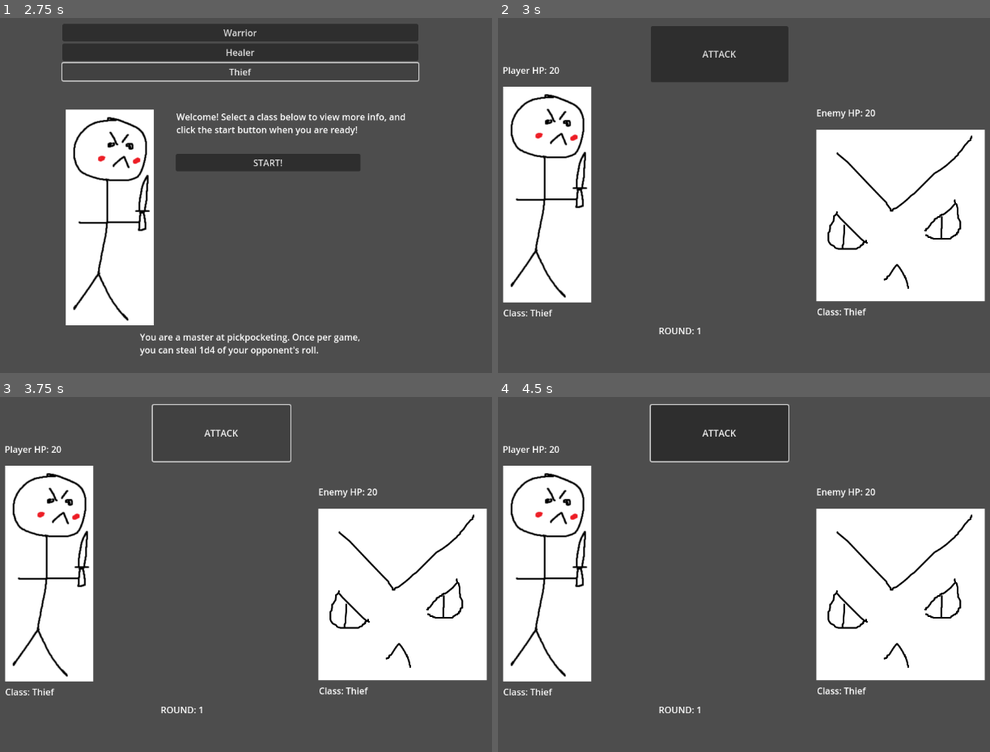
Above: before the commit, frames 1-4 (two rows, left to right).
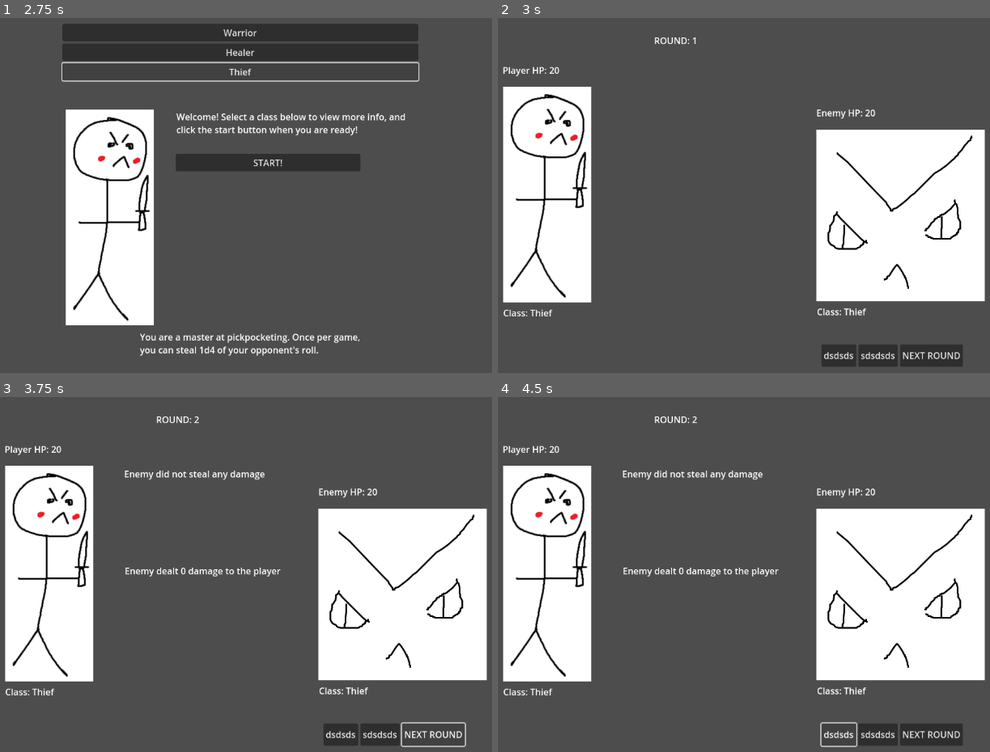
Above: after the commit, the same moments.

Repository: Frisaf/brawl_visual
Game: Godot game, scene res://Scenes/character_choice.tscn
The game is run twice, just before and just after one commit, with the same random seed, the same clock (stepped at 60 frames per second) and the same inputs.
Inputs (mouse positions are in pixels of both pictures, inside the frame that each line leads up to):
- Up to frame 1 (2.75 s): click "Warrior" at 0.5 s; click "Healer" at 1.25 s; click "Thief" at 2 s
- Up to frame 2 (3 s): click "START!" at 2.75 s
- Up to frame 3 (3.75 s): click "ATTACK" (after the commit: "NEXT ROUND") at 3.5 s
- Up to frame 4 (4.5 s): click (837, 734) at 4.25 s, where only the run after the commit has a clickable "dsdsds"

Frame 1 is identical in both runs. In frame 2, 6.1% of the frame differs, in the area x 31-95%, y 2-99%; in frame 3, 2.4%; in frame 4, 6.8%, in the area x 25-95%, y 1-99%.

Commit message:
done with enemy counteractions, started implementing player actions

Diff:
--- a/Scenes/game.tscn
+++ b/Scenes/game.tscn
@@ -16,10 +16,10 @@
 texture = ExtResource("3_wowpa")
 
 [node name="RoundIndicator" type="RichTextLabel" parent="."]
-offset_left = 367.0
-offset_top = 548.0
-offset_right = 504.135
-offset_bottom = 588.0
+offset_left = 359.0
+offset_top = 30.0
+offset_right = 496.135
+offset_bottom = 70.0
 text = "ROUND: "
 
 [node name="PlayerClass" type="RichTextLabel" parent="."]
@@ -51,16 +51,34 @@
 text = "Enemy HP: "
 
 [node name="InfoMessage" type="RichTextLabel" parent="."]
-offset_left = 355.0
-offset_top = 227.0
-offset_right = 563.0
-offset_bottom = 354.0
+offset_left = 302.0
+offset_top = 127.0
+offset_right = 609.0
+offset_bottom = 246.0
 
-[node name="AttackButton" type="Button" parent="."]
-offset_left = 353.0
-offset_top = 16.0
-offset_right = 598.0
-offset_bottom = 116.0
-text = "ATTACK"
+[node name="AttackInfo" type="RichTextLabel" parent="."]
+offset_left = 303.0
+offset_top = 300.0
+offset_right = 610.0
+offset_bottom = 387.0
 
-[connection signal="pressed" from="AttackButton" to="." method="_on_attack_button_pressed"]
+[node name="ButtonContainer" type="HBoxContainer" parent="."]
+offset_left = 657.0
+offset_top = 584.0
+offset_right = 793.0
+offset_bottom = 624.0
+
+[node name="ChoiceYes" type="Button" parent="ButtonContainer"]
+layout_mode = 2
+text = "dsdsds"
+
+[node name="ChoiceNo" type="Button" parent="ButtonContainer"]
+layout_mode = 2
+text = "sdsdsds"
+
+[node name="NextRoundButton" type="Button" parent="ButtonContainer"]
+layout_mode = 2
+tooltip_text = "Initiate the next round"
+text = "NEXT ROUND"
+
+[connection signal="pressed" from="ButtonContainer/NextRoundButton" to="." method="_on_attack_button_pressed"]
--- a/Scripts/game.gd
+++ b/Scripts/game.gd
@@ -6,36 +6,129 @@
 @onready var player_hp_label: RichTextLabel = $PlayerHP
 @onready var enemy_hp_label: RichTextLabel = $EnemyHP
 @onready var info_message: RichTextLabel = $InfoMessage
+@onready var attack_info: RichTextLabel = $AttackInfo
+@onready var choice_yes: Button = $HBoxContainer/ChoiceYes
+@onready var choice_no: Button = $HBoxContainer/ChoiceNo
 
 const CLASSES = ["Warrior", "Healer", "Thief"]
 
 var enemy_class = CLASSES[randi() % CLASSES.size()]
+var player_class = Globals.player_class
 var game_round = 1
 var enemy_hp = 20
 var player_hp = 20
 var enemy_blocked = false
 var enemy_healed = false
 var enemy_stolen = false
+var player_blocked = false
+var player_healed = false
+var player_stolen = false
+var yes = true
 
 func _ready() -> void:
 	round_indicator.append_text(str(game_round))
-	player_class_label.append_text(Globals.player_class)
+	player_class_label.append_text(player_class)
 	enemy_class_label.append_text(enemy_class)
 	player_hp_label.append_text(str(player_hp))
 	enemy_hp_label.append_text(str(enemy_hp))
 
-func _on_attack_button_pressed() -> void:
+func player_action(choice):
+	if player_class == "Warrior" and player_blocked == false and choice == 1:
+		choice_yes.set_text("Block")
+		choice_no.set_text("Don't block") # Something needs fixing here for it to work
+
+func enemy_counteraction(choice):
+	if enemy_class == "Warrior" and enemy_blocked == false and choice == 1:
+		var enemy_blocked_dmg = randi_range(1, 4)
+		info_message.clear()
+		info_message.add_text("Enemy blocked " + str(enemy_blocked_dmg) + " of your attack")
+		enemy_blocked = true
+		return enemy_blocked_dmg
+
+	elif enemy_class == "Warrior" and enemy_blocked == false and choice == 2:
+		info_message.clear()
+		info_message.add_text("Enemy did not block")
+		return 0
+
+	elif enemy_class == "Healer" and enemy_healed == false and choice == 1 and enemy_hp < 20:
+		var enemy_healed_dmg = randi_range(1, 4)
+		info_message.clear()
+		info_message.add_text("Enemy healed " + str(enemy_healed_dmg) + " HP")
+		enemy_healed = true
+		return enemy_healed_dmg
+
+	elif enemy_class == "Healer" and enemy_healed == false and choice == 2:
+		info_message.clear()
+		info_message.add_text("Enemy did not heal")
+		return 0
+
+	elif enemy_class == "Thief" and enemy_stolen == false and choice == 1:
+		var enemy_stolen_dmg = randi_range(1, 4)
+		info_message.clear()
+		info_message.add_text("Enemy stole " + str(enemy_stolen_dmg) + " of your damage!")
+		enemy_stolen = true
+		return enemy_stolen_dmg
+
+	elif enemy_class == "Thief" and enemy_stolen == false and choice == 2:
+		info_message.clear()
+		info_message.add_text("Enemy did not steal any damage")
+		return 0
+
+	else:
+		info_message.clear()
+		info_message.add_text("Enemy did not do anything...")
+		return 0
+
+func _on_attack_button_pressed() -> void: # Next round button
 	var player_attack = randi_range(1, 20)
+	var enemy_attack = randi_range(1, 20)
 	var enemy_choice = randi_range(1, 2)
 
-	if enemy_class == "Warrior" and enemy_blocked == false and enemy_choice == 1:
-		var enemy_blocked_dmg = randi_range(1, 4)
+	game_round += 1
+
+	round_indicator.clear()
+	round_indicator.add_text("ROUND: %s" %[str(game_round)])
+
+	# Enemy counteraction
+	if enemy_class == "Warrior":
+		var enemy_blocked_dmg = enemy_counteraction(enemy_choice)
 		player_attack -= enemy_blocked_dmg
-		info_message.clear()
-		info_message.add_text("Enemy blocked")
 
-	elif enemy_class == "Warrior" and enemy_blocked == false and enemy_choice == 2:
-		info_message.clear()
-		info_message.add_text("Enemy did not block")
+	elif enemy_class == "Healer":
+		var enemy_healed_dmg = enemy_counteraction(enemy_choice)
+		enemy_hp += enemy_healed_dmg
 
-#func enemy_counteraction(class):
+	elif enemy_class == "Thief":
+		var enemy_stolen_dmg = enemy_counteraction(enemy_choice)
+		enemy_attack += enemy_stolen_dmg
+		player_attack -= enemy_stolen_dmg
+
+	# Calculate final rolls
+	if player_attack > enemy_attack:
+		var damage = (player_attack - enemy_attack) / 2
+		enemy_hp -= damage
+
+		attack_info.clear()
+		attack_info.add_text("Player dealt %s damage to the enemy" %[damage])
+
+	elif player_attack < enemy_attack:
+		var damage = (enemy_attack - player_attack) / 2
+		player_hp -= damage
+
+		attack_info.clear()
+		attack_info.add_text("Enemy dealt %s damage to the player" %[damage])
+
+	else:
+		attack_info.clear()
+		attack_info.add_text("It's a tie...")
+
+	player_hp_label.clear()
+	player_hp_label.add_text("Player HP: %s" %[player_hp])
+	enemy_hp_label.clear()
+	enemy_hp_label.add_text("Enemy HP: %s" %[enemy_hp])
+
+	if player_hp <= 0:
+		print("Enemy won")
+
+	elif enemy_hp <= 0:
+		print("Player won")
